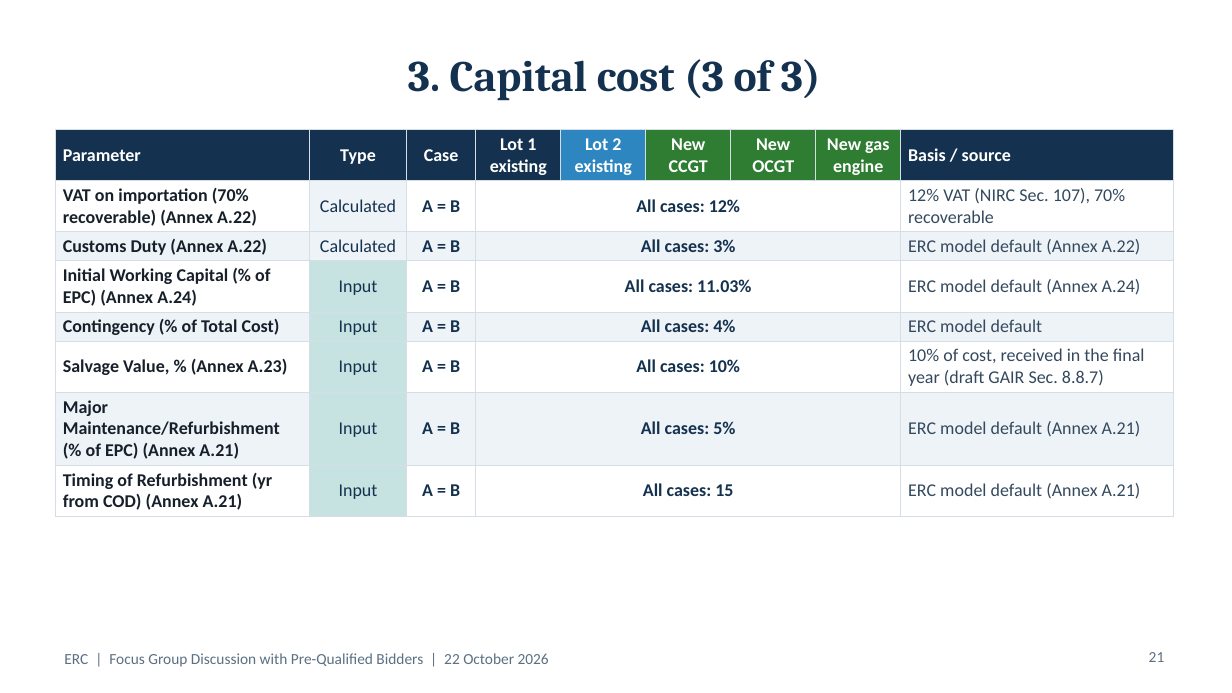
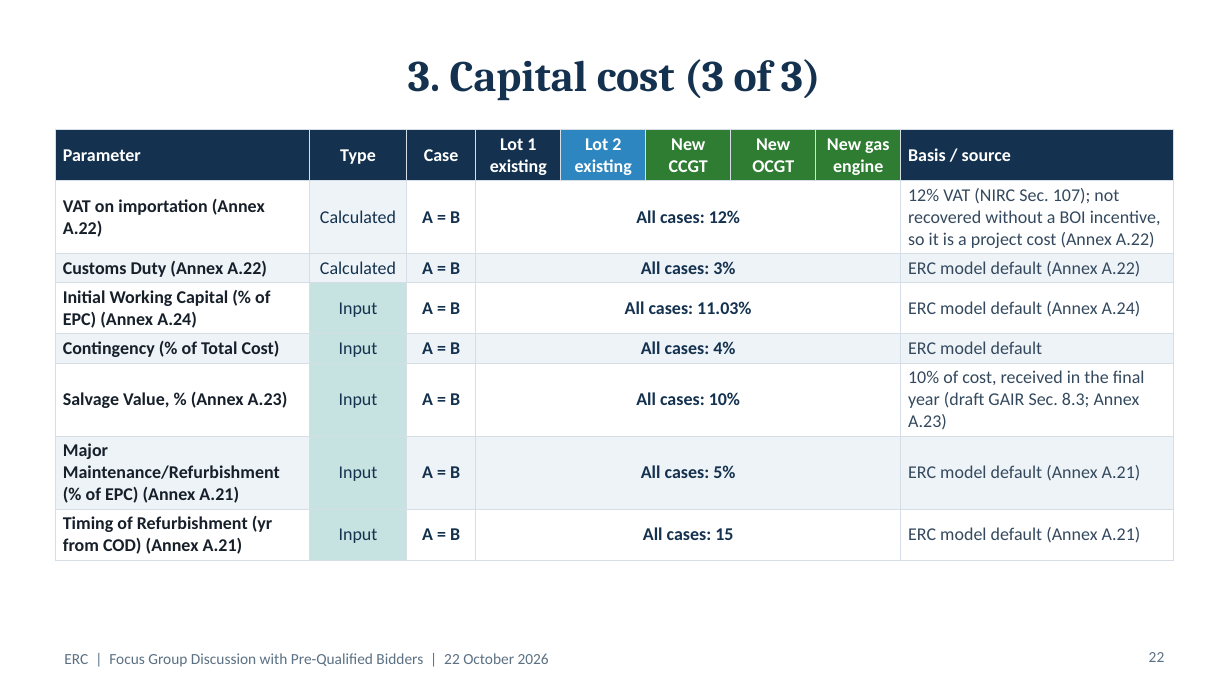
Before and after one commit to polyphase123/Midmerit, a slide deck: slide 22 of ERC_FGD_Model_Assumptions.pptx (slide 21 before the commit). Drawn at 1232x693 pixels with LibreOffice and Linux fonts; fonts in the diff are those of the drawing. Boxes give left, top, right and bottom in pixels: in the first picture for what was removed or moved away, otherwise in the second. Text is boxed around its words. In the diff, an @@ line names an element or a change of style, - is before the commit and + after.

```diff
--- a/ERC_FGD_Model_Assumptions.pptx
+++ b/ERC_FGD_Model_Assumptions.pptx
@@ table at <box>55,129,1174,558</box> @@
-row 2, column 1: VAT on importation (70% recoverable) (Annex A.22)
+row 2, column 1: VAT on importation (Annex A.22)
-row 2, column 9: 12% VAT (NIRC Sec. 107), 70% recoverable
+row 2, column 9: 12% VAT (NIRC Sec. 107); not recovered without a BOI incentive, so it is a project cost (Annex A.22)
-row 6, column 9: 10% of cost, received in the final year (draft GAIR Sec. 8.8.7)
+row 6, column 9: 10% of cost, received in the final year (draft GAIR Sec. 8.3; Annex A.23)
@@ page number at <box>1149,652,1165,662</box>: text changed @@
-21
+22
```
Also in this commit, not shown: 16 other slides changed, 1 slide added.
